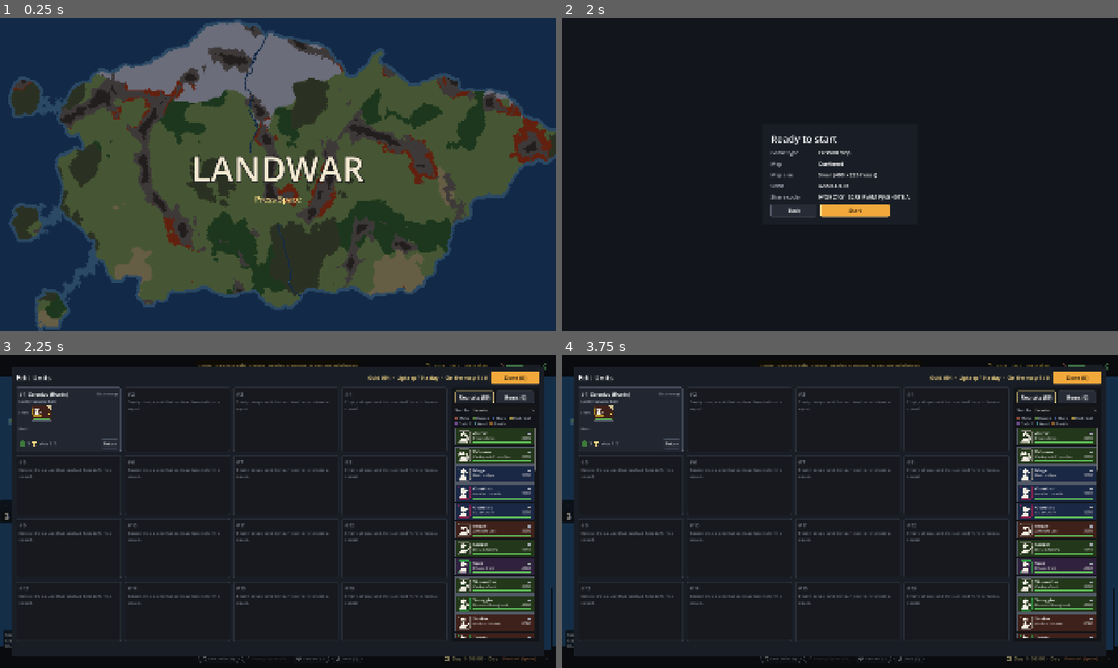
Above: before the commit, frames 1-4 (two rows, left to right).
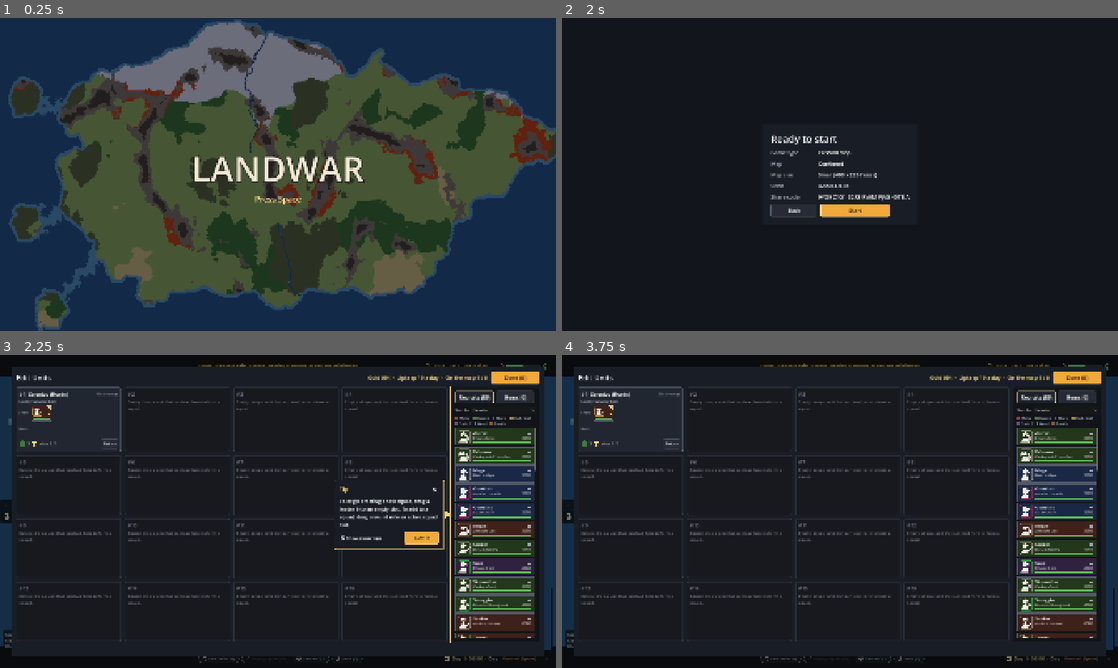
Above: after the commit, the same moments.

Repository: abeuscher/roguebattle
Game: Godot game, scene res://scenes/main.tscn
The game is run twice, just before and just after one commit, with the same random seed, the same clock (stepped at 60 frames per second) and the same inputs.
Inputs (mouse positions are in pixels of both pictures, inside the frame that each line leads up to):
- Up to frame 1 (0.25 s): no input
- Up to frame 2 (2 s): tap Space at 0.5, 0.77 s; move the mouse to (812, 237) at 0.52 s; hold D 0.53-1.25 s; tap L at 0.6 s; click (812, 237) at 0.67 s; click "Next" at 1.25 s
- Up to frame 3 (2.25 s): click "Start" at 2 s
- Up to frame 4 (3.75 s): click (934, 536) at 2.75 s, where only the run after the commit has a clickable "Show player tips"; click (984, 536) at 3.5 s, where only the run after the commit has a clickable "Got it"

Frames 1-2 are identical in both runs. In frame 3, 1.3% of the frame differs, in the area x 60-82%, y 10-92%; in frame 4, nothing differs.

Commit message:
Session 062: player tips (M4 session 33)
Data-driven tips that point at part of the screen, shown once while
"Show player tips" is on (a box on each tip and in Options); tips seen
are kept in the player's options. First tip: building a squad, pointing
at the recruit pool on the opening Edit Units screen in single map mode.

Co-Authored-By: Claude Opus 5.5 <noreply@anthropic.com>

Diff:
--- a/data/options.json
+++ b/data/options.json
@@ -22,6 +22,17 @@
    "tip": "Off: a banner names the place instead (the window still opens when there's a card to choose).",
    "default": true
   },
+  "show_tips": {
+   "label": "Show player tips",
+   "tip": "Short pointers the first time you reach a part of the game (data/tips.json). Each shows once.",
+   "default": true
+  },
+  "tips_seen": {
+   "label": "Player tips seen",
+   "tip": "Not on the Options screen: the ids of tips already shown, so each shows once.",
+   "default": [],
+   "remembered": true
+  },
   "pause_on_focus_loss": {
    "label": "Pause when the game window loses focus",
    "tip": "Switching to another window pauses the map, or the battle if one is playing.",
--- /dev/null
+++ b/data/tips.json
@@ -0,0 +1,11 @@
+{
+ "_note": "Player tips (ROADMAP M4 session 33). Each tip shows once, the first time its moment comes, while the player's \"Show player tips\" option is on; tips seen are remembered in the options, not the save. moment: where the game asks for a tip (edit_units_open: Edit Units opens). anchor: the part of the screen the popup points at (recruit_pool: the Recruits list in Edit Units). modes: game modes it shows in (single_map, campaign); missing means all. Tips are offered in this order.",
+ "tips": {
+  "build_squad": {
+   "moment": "edit_units_open",
+   "anchor": "recruit_pool",
+   "modes": ["single_map"],
+   "text": "To begin creating a new squad, drag a leader into an empty slot. To add to a squad, drag any unit into an active squad slot."
+  }
+ }
+}
--- a/rules/game_data.gd
+++ b/rules/game_data.gd
@@ -15,6 +15,7 @@
 var cards: Dictionary = {}          # cards (§13)
 var tech: Dictionary = {}           # the tech tree (§14)
 var options: Dictionary = {}        # player options and their defaults (the Options screen)
+var tips: Dictionary = {}           # player tips: text, the moment that shows them, what they point at
 var tag_cache: Dictionary = {}      # "class|tag" -> bool, filled by Unit.has_tag
 var threat_ref: Dictionary = {}     # average stage-2 base stats, filled by Threat.reference
 var terrains: Array = []            # index = terrain id
@@ -43,6 +44,7 @@
 	d.cards = _read_json(dir.path_join("cards.json"))
 	d.tech = _read_json(dir.path_join("tech.json"))
 	d.options = _read_json(dir.path_join("options.json"))
+	d.tips = _read_json(dir.path_join("tips.json"))
 	d.terrains = _read_json(dir.path_join("terrain.json"))
 	for i in d.terrains.size():
 		d.terrain_ids[d.terrains[i]["key"]] = i
--- /dev/null
+++ b/rules/player_tips.gd
@@ -0,0 +1,28 @@
+class_name PlayerTips
+extends RefCounted
+## Player tips (ROADMAP M4 session 33): which tip, if any, is due at a moment of the
+## game. A tip shows once, only while the player's "show_tips" option is on, and only
+## in the game modes it names; tips seen are kept in the options ("tips_seen"), not the
+## save. Text, moments and anchors live in data/tips.json.
+
+
+## The id of the first unseen tip for `moment` in game mode `mode`, or "" if none.
+static func due(data: GameData, options: Dictionary, moment: String, mode: String) -> String:
+	if not bool(options.get("show_tips", true)):
+		return ""
+	var seen: Array = options.get("tips_seen", [])
+	for id in data.tips.get("tips", {}):
+		var t: Dictionary = data.tips["tips"][id]
+		if t["moment"] == moment and id not in seen and (not t.has("modes") or mode in t["modes"]):
+			return id
+	return ""
+
+
+## Remembers that a tip was shown, so it never shows again. `save`: write the options file.
+static func mark_seen(options: Dictionary, id: String, save := true) -> void:
+	var seen: Array = options.get("tips_seen", []).duplicate()
+	if id not in seen:
+		seen.append(id)
+	options["tips_seen"] = seen
+	if save:
+		PlayerOptions.save_values(options)
--- a/scenes/battlemap.gd
+++ b/scenes/battlemap.gd
@@ -820,10 +820,30 @@
 	_edit = EditUnits.new()
 	_ui.add_child(_edit)
 	_edit.setup(state, cell)
+	_offer_tip("edit_units_open", _edit)
 	_edit.closed.connect(_close_edit)
 	_edit.deploy.connect(func(s: Squad):
 		_close_edit()
 		_start_deploy(s))
+
+
+## Shows the player tip due at `moment` (PlayerTips), if any, over `host`, pointing at
+## the part of it the tip names. Once dismissed it never shows again.
+func _offer_tip(moment: String, host: Control) -> void:
+	var id := PlayerTips.due(data, options, moment, "single_map" if state.single_map() else "campaign")
+	if id == "":
+		return
+	await get_tree().process_frame  # let the host lay itself out, so the anchor's rect is real
+	await get_tree().process_frame
+	if not is_instance_valid(host):
+		return
+	var t: Dictionary = data.tips["tips"][id]
+	var tip := TipPopup.new()
+	host.add_child(tip)
+	tip.setup(t["text"], host.anchor(t["anchor"]), options)
+	tip.closed.connect(func():
+		PlayerTips.mark_seen(options, id)
+		tip.queue_free())
 
 
 func _close_edit() -> void:
--- /dev/null
+++ b/tests/test_player_tips.gd
@@ -0,0 +1,43 @@
+extends TestCase
+## Player tips (ROADMAP M4 session 33): a tip shows once, never again after it's
+## dismissed, not at all with tips off, and only in the game modes it names.
+
+var d := GameData.load_dir()
+
+
+func _options() -> Dictionary:
+	return PlayerOptions.load_values(d, "user://no_such_options.json")  # the defaults
+
+
+func test_the_first_tip_is_due_on_the_opening_edit_units() -> void:
+	var o := _options()
+	check(bool(o["show_tips"]), "tips are on by default")
+	check_eq(PlayerTips.due(d, o, "edit_units_open", "single_map"), "build_squad", "the squad-building tip")
+	check(str(d.tips["tips"]["build_squad"]["text"]).begins_with("To begin creating a new squad"), "with the agreed text")
+	check_eq(d.tips["tips"]["build_squad"]["anchor"], "recruit_pool", "pointing at the recruit pool")
+
+
+func test_a_tip_shows_once() -> void:
+	var o := _options()
+	PlayerTips.mark_seen(o, "build_squad", false)
+	check_eq(PlayerTips.due(d, o, "edit_units_open", "single_map"), "", "dismissed: never again")
+	PlayerTips.mark_seen(o, "build_squad", false)
+	check_eq((o["tips_seen"] as Array).count("build_squad"), 1, "remembered once")
+
+
+func test_no_tips_when_turned_off() -> void:
+	var o := _options()
+	o["show_tips"] = false
+	check_eq(PlayerTips.due(d, o, "edit_units_open", "single_map"), "", "tips off: none")
+
+
+func test_only_in_its_modes_and_at_its_moment() -> void:
+	var o := _options()
+	check_eq(PlayerTips.due(d, o, "edit_units_open", "campaign"), "", "a single map tip doesn't show in the campaign start")
+	check_eq(PlayerTips.due(d, o, "somewhere_else", "single_map"), "", "nor at another moment")
+
+
+func test_every_tip_is_complete() -> void:
+	for id in d.tips["tips"]:
+		var t: Dictionary = d.tips["tips"][id]
+		check(t.has("moment") and t.has("anchor") and str(t.get("text", "")) != "", "%s has a moment, an anchor and text" % id)
--- a/ui/edit_units.gd
+++ b/ui/edit_units.gd
@@ -36,6 +36,7 @@
 var _title := UiStyle.label("Edit Units", 26)
 var _main := VBoxContainer.new()
 var _pool := VBoxContainer.new()
+var _gutter_box: Control  # the recruit pool's panel, which a player tip points at
 var _tab := "recruits"  # the gutter shows "recruits" or "items"
 var _tabs := {}  # tab -> Button
 var _pool_tools := VBoxContainer.new()  # the Recruits sort menu and color key, shown on that tab
@@ -125,6 +126,7 @@
 ## The recruit pool on the right; dropping a unit here sends it to the pool.
 func _gutter() -> Control:
 	var box := PanelContainer.new()
+	_gutter_box = box
 	box.add_theme_stylebox_override("panel", UiStyle.box(Color(0.07, 0.08, 0.1), 12))
 	box.custom_minimum_size.x = 300
 	box.set_drag_forwarding(Callable(), _can_drop.bind(-1, "", -1), _drop.bind(-1, "", -1))
@@ -181,6 +183,14 @@
 	_pool.add_theme_constant_override("separation", 6)
 	scroll.add_child(_pool)
 	return box
+
+
+## Where a player tip points (data/tips.json "anchor"), as a global rect.
+func anchor(name: String) -> Rect2:
+	match name:
+		"recruit_pool":
+			return _gutter_box.get_global_rect()
+	return Rect2()
 
 
 ## `from_army`: opened from inside Edit Units (the squad view's X comes back to the
--- /dev/null
+++ b/ui/tip_popup.gd
@@ -0,0 +1,84 @@
+class_name TipPopup
+extends Control
+## A player tip (ROADMAP M4 session 33): a small panel beside a part of the screen with
+## an arrow pointing at it, the tip's text, "Got it", and a ticked "Show player tips"
+## box (unticking turns every tip off). It doesn't block the screen around it, so the
+## player can do what it says while it's up.
+
+signal closed
+
+const COLOR := Color(0.98, 0.84, 0.45)
+const GAP := 26.0  # between the panel and what it points at
+const WIDTH := 380.0
+
+var _panel := PanelContainer.new()
+var _target := Rect2()
+
+
+## Points at `target` (a global rect), placing the panel to its left if there's room,
+## otherwise to its right.
+func setup(text: String, target: Rect2, options: Dictionary) -> void:
+	set_anchors_and_offsets_preset(PRESET_FULL_RECT)
+	mouse_filter = MOUSE_FILTER_IGNORE
+	_target = target
+	var style := UiStyle.box(Color(0.1, 0.11, 0.14), 18)
+	style.set_border_width_all(2)
+	style.border_color = COLOR
+	_panel.add_theme_stylebox_override("panel", style)
+	_panel.custom_minimum_size.x = WIDTH
+	add_child(_panel)
+	var col := VBoxContainer.new()
+	col.add_theme_constant_override("separation", 12)
+	_panel.add_child(col)
+	col.add_child(UiStyle.title_row(UiStyle.label("Tip", 20, COLOR), func(): closed.emit(), "Close"))
+	var body := UiStyle.label(text, 17)
+	body.autowrap_mode = TextServer.AUTOWRAP_WORD_SMART
+	body.custom_minimum_size.x = WIDTH - 40
+	col.add_child(body)
+	var row := HBoxContainer.new()
+	row.add_theme_constant_override("separation", 12)
+	col.add_child(row)
+	var show := CheckBox.new()
+	show.text = "Show player tips"
+	show.button_pressed = bool(options.get("show_tips", true))
+	show.add_theme_font_size_override("font_size", 15)
+	show.focus_mode = FOCUS_NONE
+	show.size_flags_horizontal = SIZE_EXPAND_FILL
+	show.toggled.connect(func(on: bool):
+		options["show_tips"] = on
+		PlayerOptions.save_values(options))
+	row.add_child(show)
+	var ok := UiStyle.button("Got it", 120, true)
+	ok.pressed.connect(func(): closed.emit())
+	row.add_child(ok)
+	_place.call_deferred()
+
+
+func _place() -> void:
+	_panel.reset_size()
+	var screen := get_viewport_rect().size
+	var x := _target.position.x - GAP - _panel.size.x
+	if x < 16:
+		x = _target.end.x + GAP
+	var y := clampf(_target.get_center().y - _panel.size.y / 2.0, 16, screen.y - _panel.size.y - 16)
+	_panel.global_position = Vector2(x, y)
+	queue_redraw()
+
+
+## The arrow: a wedge from the panel's near edge to the target's edge, and an outline
+## round the target so it's clear what the tip means.
+func _draw() -> void:
+	var p := Rect2(_panel.global_position - global_position, _panel.size)
+	var t := Rect2(_target.position - global_position, _target.size)
+	var left := p.position.x > t.position.x  # panel to the right of the target
+	var base_x := p.position.x if left else p.end.x
+	var tip_x := t.end.x + 4 if left else t.position.x - 4
+	var y := clampf(t.get_center().y, p.position.y + 24, p.end.y - 24)
+	draw_colored_polygon(PackedVector2Array([Vector2(base_x, y - 14), Vector2(base_x, y + 14), Vector2(tip_x, y)]), COLOR)
+	draw_rect(t.grow(4), Color(COLOR, 0.9), false, 3.0)
+
+
+func _unhandled_key_input(event: InputEvent) -> void:
+	if event.is_pressed() and (event as InputEventKey).keycode == KEY_ESCAPE:
+		get_viewport().set_input_as_handled()
+		closed.emit()
Not shown, added: rules/player_tips.gd.uid
Not shown, added: ui/tip_popup.gd.uid
Not shown, changed: DECISIONS.md
Not shown, changed: ROADMAP.md
Not shown, changed: RULES.md
Not shown, changed: SPEC.md
Not shown, changed: STATUS.md
